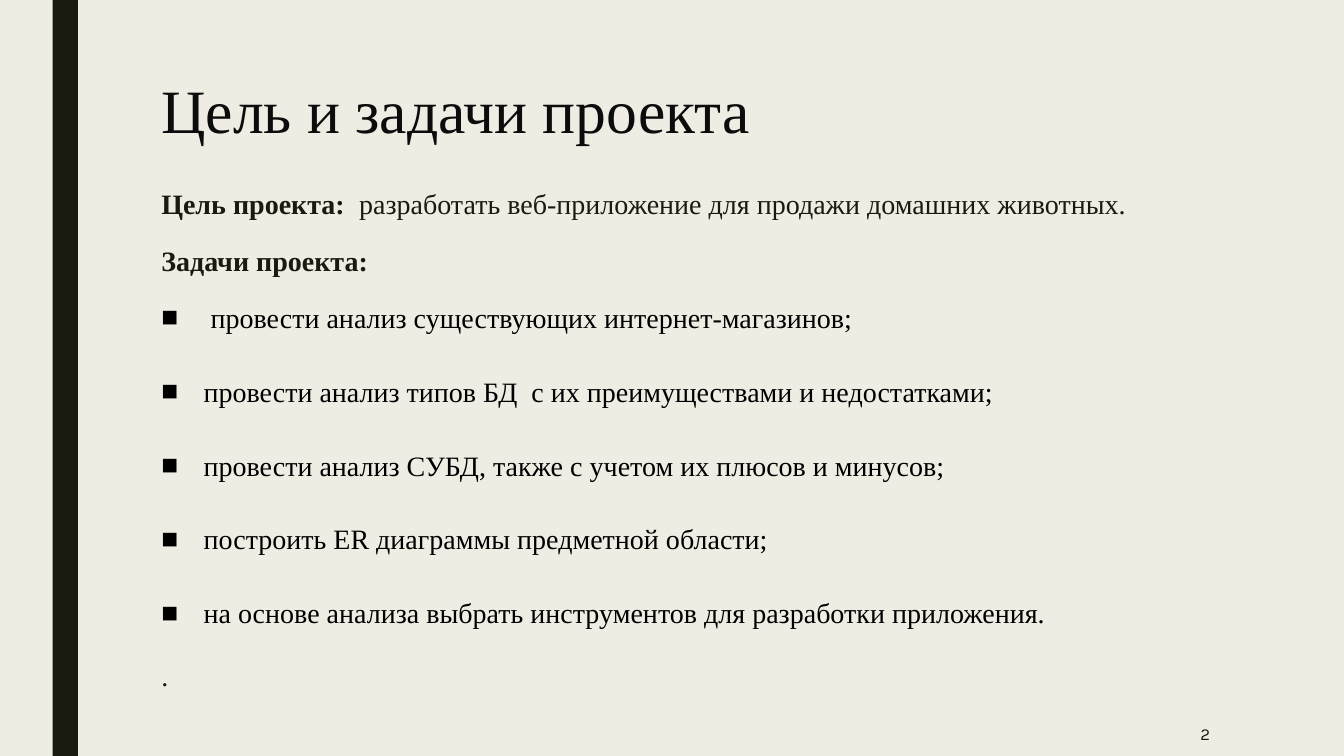
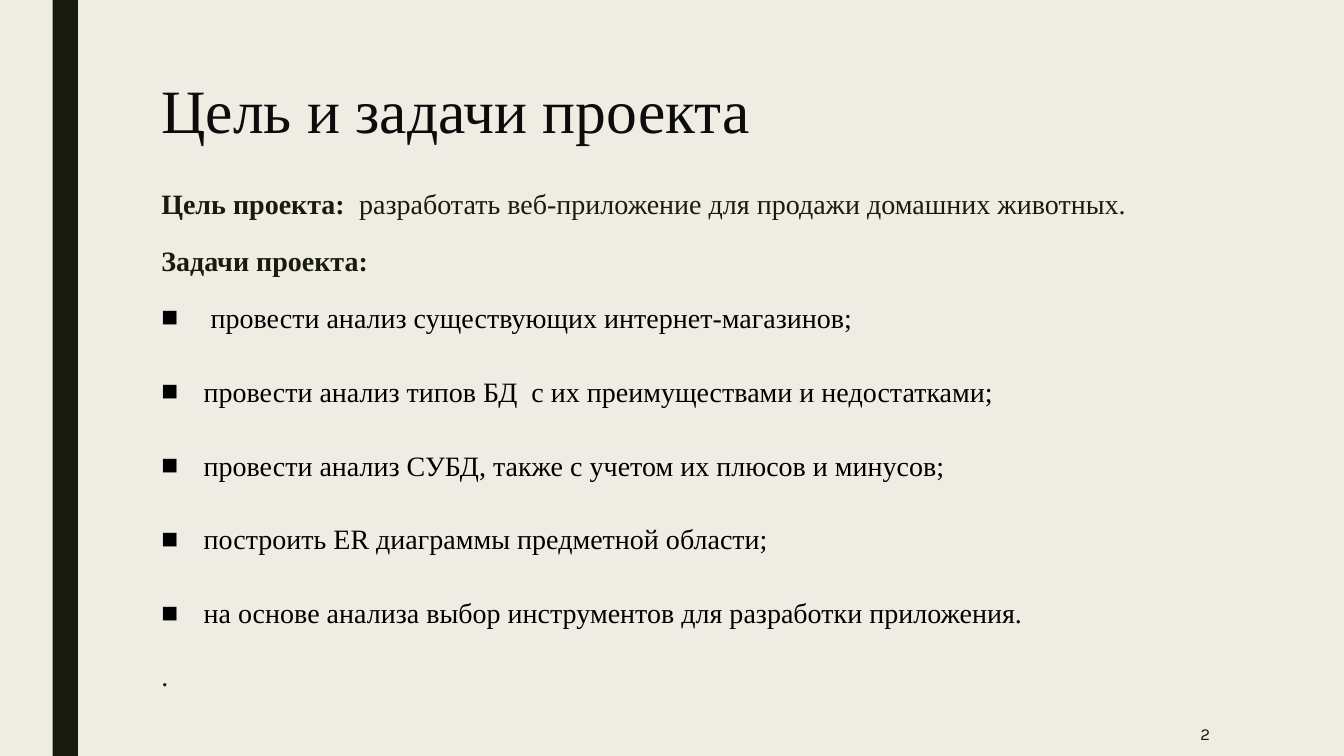
Before and after one commit to Danon12n/Danon12n, a slide deck: slide 2 of Kursach_DB/otchet LaTeX/финалочка/Prezentacia_Nechitaylo_IU7-66B (1).pptx. Drawn at 1344x756 pixels with LibreOffice and Linux fonts; fonts in the diff are those of the drawing. Boxes give left, top, right and bottom in pixels: in the first picture for what was removed or moved away, otherwise in the second. Text is boxed around its words. In the diff, an @@ line names an element or a change of style, - is before the commit and + after.

```diff
--- a/Kursach_DB/otchet LaTeX/финалочка/Prezentacia_Nechitaylo_IU7-66B (1).pptx
+++ b/Kursach_DB/otchet LaTeX/финалочка/Prezentacia_Nechitaylo_IU7-66B (1).pptx
@@ text at (204, 603, 1022, 629): text changed @@
-■ на основе анализа выбрать инструментов для разработки приложения.
+■ на основе анализа выбор инструментов для разработки приложения.
```
Also in this commit, not shown: 44 other files.
